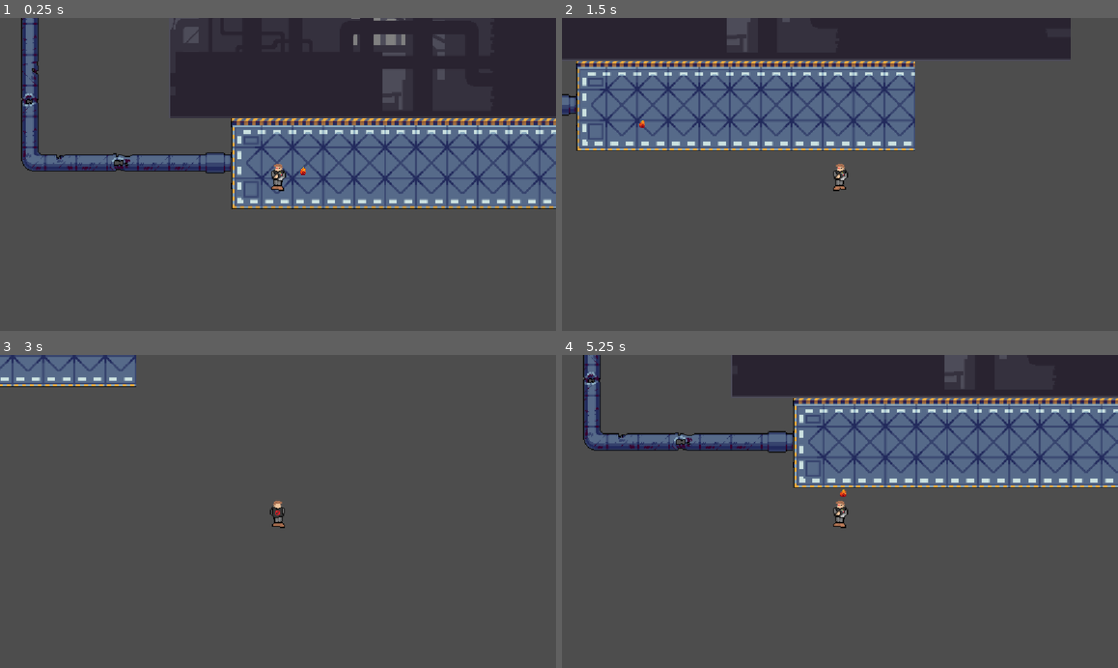
Above: before the commit, frames 1-4 (two rows, left to right).
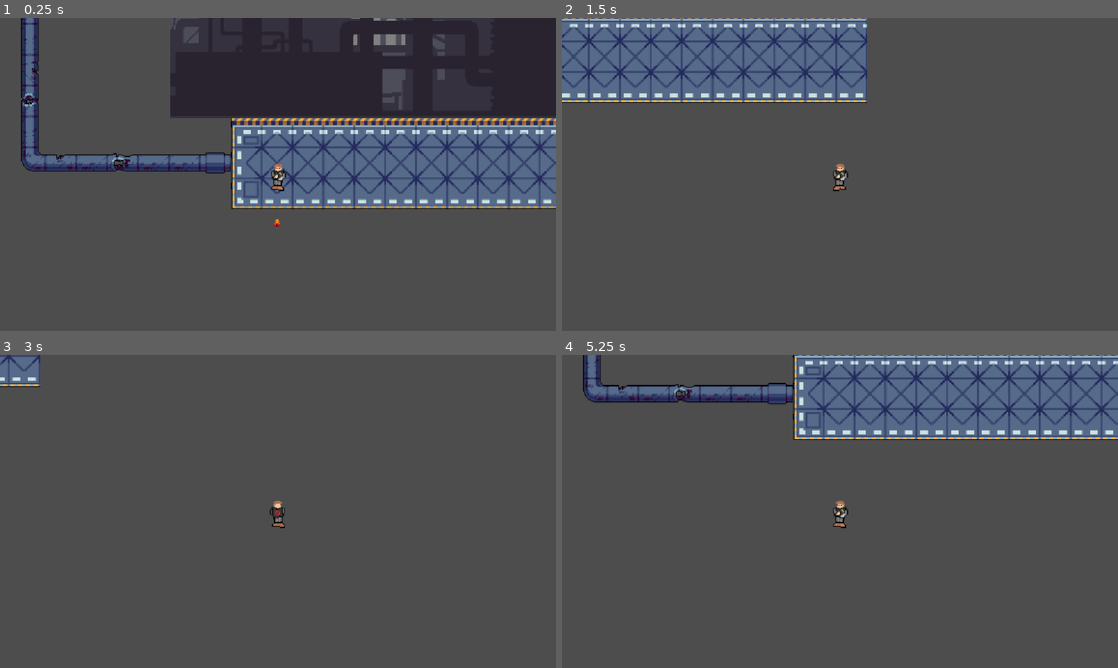
Above: after the commit, the same moments.

Repository: ColeSlaw0227/Peerless-Soldier
Game: Godot game, scene res://entry_room.tscn
The game is run twice, just before and just after one commit, with the same random seed, the same clock (stepped at 60 frames per second) and the same inputs.
Inputs:
- Up to frame 1 (0.25 s): no input
- Up to frame 2 (1.5 s): hold Right (ui_right) 0.53-1.28 s; tap Q (roll) at 0.6, 1.35 s; hold Down (ui_down) from 1.28 s (still down)
- Up to frame 3 (3 s): release Down (ui_down) at 2.03 s; hold Right (ui_right) 2.03-2.78 s; tap Q (roll) at 2.1, 2.85 s; tap Enter at 2.75 s; hold Up (ui_up) from 2.78 s (still down)
- Up to frame 4 (5.25 s): release Up (ui_up) at 3.53 s; hold Left (ui_left) 3.53-5.03 s; tap Q (roll) at 3.6, 4.35, 5.1 s; hold Down (ui_down) from 5.03 s (still down)

The runs differ from the first frame. In frame 1, less than 0.1% of the frame differs, in the area x 49-55%, y 47-67%; in frame 2, 27%, in the area x 0-92%, y 0-43%; in frame 3, 2.0%; in frame 4, 27%.

Commit message:
Rolling mech + music player

Diff:
--- a/area_2d.gd
+++ b/area_2d.gd
@@ -1,6 +1,6 @@
 extends Area2D
 
-@export var bulletspeed = 1.0
+@export var bulletspeed = 100.0
 var xmov = 0.0
 var ymov = 0.0
 var facing = rotation_degrees + 90
--- /dev/null
+++ b/backround_music.gd
@@ -0,0 +1 @@
+extends AudioStreamPlayer
--- /dev/null
+++ b/boss_bullet.tscn
@@ -0,0 +1,18 @@
+[gd_scene format=3 uid="uid://db5awj35ka1bw"]
+
+[ext_resource type="Script" uid="uid://cs8txfpi6c66v" path="res://area_2d.gd" id="1_rcspk"]
+[ext_resource type="Texture2D" uid="uid://mvbc7c43a8id" path="res://Sprite Assets/Attack/Bullet.png" id="2_6o4xk"]
+
+[sub_resource type="CircleShape2D" id="CircleShape2D_8sv04"]
+radius = 2.0
+
+[node name="BossBullet" type="Area2D" unique_id=1855431545]
+script = ExtResource("1_rcspk")
+bulletspeed = 250.0
+
+[node name="Bullet" type="Sprite2D" parent="." unique_id=872916381]
+texture = ExtResource("2_6o4xk")
+
+[node name="CollisionShape2D" type="CollisionShape2D" parent="." unique_id=1872780514]
+position = Vector2(356, -880)
+shape = SubResource("CircleShape2D_8sv04")
--- a/entry_room.tscn
+++ b/entry_room.tscn
@@ -5,17 +5,8 @@
 [ext_resource type="Texture2D" uid="uid://d3vc46233ea0g" path="res://Sprite Assets/BackGrounds/craftpix-net-111332-free-factory-pixel-art-32x32-tileset-for-cyberpunk/2 Background/Night/2.png" id="3_f8ryi"]
 [ext_resource type="Texture2D" uid="uid://dxw6wgfiqna41" path="res://Sprite Assets/BackGrounds/craftpix-net-111332-free-factory-pixel-art-32x32-tileset-for-cyberpunk/2 Background/Night/3.png" id="4_5oa2c"]
 [ext_resource type="Texture2D" uid="uid://btcq58xui3gdh" path="res://Sprite Assets/BackGrounds/craftpix-net-111332-free-factory-pixel-art-32x32-tileset-for-cyberpunk/2 Background/Night/5.png" id="5_8sv04"]
-[ext_resource type="Script" uid="uid://bvmn3hkgp8eju" path="res://player.gd" id="6_qd6ql"]
-[ext_resource type="Texture2D" uid="uid://d01c27vrgyvda" path="res://Sprite Assets/Player/Peerless Soldier ForwardFace.png" id="7_arj3n"]
-[ext_resource type="Texture2D" uid="uid://ohm88wvodehy" path="res://Sprite Assets/Player/peerless Soldier ForwardFace2.png" id="8_vfwmo"]
-[ext_resource type="Texture2D" uid="uid://jw463ij3tcp3" path="res://Sprite Assets/Player/Peerless Soldier BackwardsFace.png" id="9_4urrg"]
-[ext_resource type="Texture2D" uid="uid://6ia84vm6tw6g" path="res://Sprite Assets/Player/Peerless Soldier BackwardsFace2.png" id="10_ohml4"]
-[ext_resource type="Texture2D" uid="uid://hegvj3olxv55" path="res://Sprite Assets/Player/Peerless Soldier LeftFace.png" id="11_dbwmk"]
-[ext_resource type="Texture2D" uid="uid://xab4sb0mwpom" path="res://Sprite Assets/Player/Peerless Soldier LeftFace2.png" id="12_nryb1"]
-[ext_resource type="Texture2D" uid="uid://c1pnb3ty7mi71" path="res://Sprite Assets/Player/Peerless Soldier RightFace.png" id="13_3fro6"]
-[ext_resource type="Texture2D" uid="uid://cspbme3b0ejjd" path="res://Sprite Assets/Player/Peerless Soldier RightFace2.png" id="14_dm0to"]
-[ext_resource type="Script" uid="uid://cs8txfpi6c66v" path="res://area_2d.gd" id="15_f8ryi"]
-[ext_resource type="Texture2D" uid="uid://mvbc7c43a8id" path="res://Sprite Assets/Attack/Bullet.png" id="16_5oa2c"]
+[ext_resource type="PackedScene" uid="uid://cxbyb3bqh88o0" path="res://player.tscn" id="6_3tumh"]
+[ext_resource type="PackedScene" uid="uid://db5awj35ka1bw" path="res://boss_bullet.tscn" id="7_wn43i"]
 
 [sub_resource type="TileSetAtlasSource" id="TileSetAtlasSource_484wh"]
 texture = ExtResource("1_x2105")
@@ -89,12 +80,6 @@
 tile_size = Vector2i(32, 32)
 sources/0 = SubResource("TileSetAtlasSource_484wh")
 
-[sub_resource type="RectangleShape2D" id="RectangleShape2D_x2105"]
-size = Vector2(15.916561, 10.584761)
-
-[sub_resource type="CircleShape2D" id="CircleShape2D_8sv04"]
-radius = 2.0
-
 [node name="EntryRoom" type="Node2D" unique_id=469964683]
 
 [node name="TileMapLayer" type="TileMapLayer" parent="." unique_id=1165405452]
@@ -117,66 +102,8 @@
 position = Vector2(0, -2)
 texture = ExtResource("5_8sv04")
 
-[node name="Player" type="CharacterBody2D" parent="." unique_id=431769409]
+[node name="Player" parent="." unique_id=1311913064 instance=ExtResource("6_3tumh")]
 position = Vector2(49, -36)
-script = ExtResource("6_qd6ql")
-feetspeed = 5
 
-[node name="ForwardPlayer" type="Sprite2D" parent="Player" unique_id=425887738]
-texture = ExtResource("7_arj3n")
-
-[node name="ForwardPlayer2" type="Sprite2D" parent="Player" unique_id=1169661233]
-visible = false
-position = Vector2(0, 1.5)
-texture = ExtResource("8_vfwmo")
-
-[node name="BackwardsPlayer" type="Sprite2D" parent="Player" unique_id=1483400295]
-visible = false
-position = Vector2(-1, 2)
-texture = ExtResource("9_4urrg")
-
-[node name="BackwardsPlayer2" type="Sprite2D" parent="Player" unique_id=470380910]
-visible = false
-position = Vector2(0, 1)
-texture = ExtResource("10_ohml4")
-
-[node name="LeftPlayer" type="Sprite2D" parent="Player" unique_id=2076205109]
-visible = false
-position = Vector2(0, 2)
-texture = ExtResource("11_dbwmk")
-
-[node name="LeftPlayer2" type="Sprite2D" parent="Player" unique_id=1286335861]
-visible = false
-position = Vector2(0, 2)
-texture = ExtResource("12_nryb1")
-
-[node name="RightPlayer" type="Sprite2D" parent="Player" unique_id=1280332657]
-visible = false
-position = Vector2(0, 2.5)
-texture = ExtResource("13_3fro6")
-
-[node name="RightPlayer2" type="Sprite2D" parent="Player" unique_id=1480154750]
-visible = false
-position = Vector2(0, 2.5)
-texture = ExtResource("14_dm0to")
-
-[node name="PlayerCamera" type="Camera2D" parent="Player" unique_id=1420377710]
-zoom = Vector2(2, 2)
-
-[node name="PlayerCollision" type="CollisionShape2D" parent="Player" unique_id=618166221]
-position = Vector2(0, 3.3491874)
-rotation = 3.1415927
-scale = Vector2(0.5201092, 1.5775864)
-shape = SubResource("RectangleShape2D_x2105")
-
-[node name="BossBullet" type="Area2D" parent="." unique_id=1527800914]
+[node name="BossBullet" parent="." unique_id=1855431545 instance=ExtResource("7_wn43i")]
 position = Vector2(76, -42)
-script = ExtResource("15_f8ryi")
-bulletspeed = 10.0
-
-[node name="Bullet" type="Sprite2D" parent="BossBullet" unique_id=1770711571]
-texture = ExtResource("16_5oa2c")
-
-[node name="CollisionShape2D" type="CollisionShape2D" parent="BossBullet" unique_id=215498456]
-position = Vector2(356, -880)
-shape = SubResource("CircleShape2D_8sv04")
--- a/player.gd
+++ b/player.gd
@@ -1,15 +1,13 @@
 extends CharacterBody2D
 
-
+@export var musicOn = false
 @export var player_speed = 300.0
 @export var feetspeed = 4
-
 var timer = 0.0
 func _physics_process(delta: float):
 	var input_direction = Input.get_vector("ui_left","ui_right","ui_up","ui_down")
 	velocity = input_direction * player_speed
 	move_and_slide()
-	print(velocity)
 	$ForwardPlayer.visible = false
 	$RightPlayer.visible = false
 	$LeftPlayer.visible = false
@@ -45,4 +43,10 @@
 				$BackwardsPlayer2.visible = true
 	else:
 		$ForwardPlayer.visible = true
+	if musicOn == true && $BackroundMusic.is_playing() == false:
+		$BackroundMusic.play()
 	timer += delta
+	if Input.is_action_just_pressed("roll"):
+		velocity = velocity * 10
+		print("Rolled")
+		move_and_slide()
--- /dev/null
+++ b/player.tscn
@@ -0,0 +1,72 @@
+[gd_scene format=3 uid="uid://cxbyb3bqh88o0"]
+
+[ext_resource type="Script" uid="uid://bvmn3hkgp8eju" path="res://player.gd" id="1_nvl01"]
+[ext_resource type="AudioStream" uid="uid://d0b5tauext1pi" path="res://Music/Peerless_Soldier_Background.mp3" id="2_ivps1"]
+[ext_resource type="Script" uid="uid://b5fmkcs84wgui" path="res://backround_music.gd" id="3_urp6f"]
+[ext_resource type="Texture2D" uid="uid://d01c27vrgyvda" path="res://Sprite Assets/Player/Peerless Soldier ForwardFace.png" id="4_bwjto"]
+[ext_resource type="Texture2D" uid="uid://ohm88wvodehy" path="res://Sprite Assets/Player/peerless Soldier ForwardFace2.png" id="5_606se"]
+[ext_resource type="Texture2D" uid="uid://jw463ij3tcp3" path="res://Sprite Assets/Player/Peerless Soldier BackwardsFace.png" id="6_u1c27"]
+[ext_resource type="Texture2D" uid="uid://6ia84vm6tw6g" path="res://Sprite Assets/Player/Peerless Soldier BackwardsFace2.png" id="7_op7ga"]
+[ext_resource type="Texture2D" uid="uid://hegvj3olxv55" path="res://Sprite Assets/Player/Peerless Soldier LeftFace.png" id="8_q13i1"]
+[ext_resource type="Texture2D" uid="uid://xab4sb0mwpom" path="res://Sprite Assets/Player/Peerless Soldier LeftFace2.png" id="9_pylmc"]
+[ext_resource type="Texture2D" uid="uid://c1pnb3ty7mi71" path="res://Sprite Assets/Player/Peerless Soldier RightFace.png" id="10_pbfsw"]
+[ext_resource type="Texture2D" uid="uid://cspbme3b0ejjd" path="res://Sprite Assets/Player/Peerless Soldier RightFace2.png" id="11_5tmop"]
+
+[sub_resource type="RectangleShape2D" id="RectangleShape2D_x2105"]
+size = Vector2(15.916561, 10.584761)
+
+[node name="Player" type="CharacterBody2D" unique_id=1311913064]
+script = ExtResource("1_nvl01")
+musicOn = true
+feetspeed = 5
+
+[node name="BackroundMusic" type="AudioStreamPlayer" parent="." unique_id=1454039570]
+stream = ExtResource("2_ivps1")
+script = ExtResource("3_urp6f")
+
+[node name="ForwardPlayer" type="Sprite2D" parent="." unique_id=369288435]
+texture = ExtResource("4_bwjto")
+
+[node name="ForwardPlayer2" type="Sprite2D" parent="." unique_id=566613230]
+visible = false
+position = Vector2(0, 1.5)
+texture = ExtResource("5_606se")
+
+[node name="BackwardsPlayer" type="Sprite2D" parent="." unique_id=1773764285]
+visible = false
+position = Vector2(-1, 2)
+texture = ExtResource("6_u1c27")
+
+[node name="BackwardsPlayer2" type="Sprite2D" parent="." unique_id=59924092]
+visible = false
+position = Vector2(0, 1)
+texture = ExtResource("7_op7ga")
+
+[node name="LeftPlayer" type="Sprite2D" parent="." unique_id=1590268867]
+visible = false
+position = Vector2(0, 2)
+texture = ExtResource("8_q13i1")
+
+[node name="LeftPlayer2" type="Sprite2D" parent="." unique_id=1141445697]
+visible = false
+position = Vector2(0, 2)
+texture = ExtResource("9_pylmc")
+
+[node name="RightPlayer" type="Sprite2D" parent="." unique_id=561841771]
+visible = false
+position = Vector2(0, 2.5)
+texture = ExtResource("10_pbfsw")
+
+[node name="RightPlayer2" type="Sprite2D" parent="." unique_id=1975439945]
+visible = false
+position = Vector2(0, 2.5)
+texture = ExtResource("11_5tmop")
+
+[node name="PlayerCamera" type="Camera2D" parent="." unique_id=1894638777]
+zoom = Vector2(2, 2)
+
+[node name="PlayerCollision" type="CollisionShape2D" parent="." unique_id=470508896]
+position = Vector2(0, 3.3491874)
+rotation = 3.1415927
+scale = Vector2(0.5201092, 1.5775864)
+shape = SubResource("RectangleShape2D_x2105")
--- a/project.godot
+++ b/project.godot
@@ -22,6 +22,38 @@
 
 [input]
 
+ui_left={
+"deadzone": 0.5,
+"events": [Object(InputEventKey,"resource_local_to_scene":false,"resource_name":"","device":16,"window_id":0,"alt_pressed":false,"shift_pressed":false,"ctrl_pressed":false,"meta_pressed":false,"pressed":false,"keycode":4194319,"physical_keycode":0,"key_label":0,"unicode":0,"location":0,"echo":false,"script":null)
+, Object(InputEventJoypadButton,"resource_local_to_scene":false,"resource_name":"","device":-1,"button_index":13,"pressure":0.0,"pressed":false,"script":null)
+, Object(InputEventJoypadMotion,"resource_local_to_scene":false,"resource_name":"","device":-1,"axis":0,"axis_value":-1.0,"script":null)
+, Object(InputEventKey,"resource_local_to_scene":false,"resource_name":"","device":-1,"window_id":0,"alt_pressed":false,"shift_pressed":false,"ctrl_pressed":false,"meta_pressed":false,"pressed":false,"keycode":0,"physical_keycode":65,"key_label":0,"unicode":97,"location":0,"echo":false,"script":null)
+]
+}
+ui_right={
+"deadzone": 0.5,
+"events": [Object(InputEventKey,"resource_local_to_scene":false,"resource_name":"","device":16,"window_id":0,"alt_pressed":false,"shift_pressed":false,"ctrl_pressed":false,"meta_pressed":false,"pressed":false,"keycode":4194321,"physical_keycode":0,"key_label":0,"unicode":0,"location":0,"echo":false,"script":null)
+, Object(InputEventJoypadButton,"resource_local_to_scene":false,"resource_name":"","device":-1,"button_index":14,"pressure":0.0,"pressed":false,"script":null)
+, Object(InputEventJoypadMotion,"resource_local_to_scene":false,"resource_name":"","device":-1,"axis":0,"axis_value":1.0,"script":null)
+, Object(InputEventKey,"resource_local_to_scene":false,"resource_name":"","device":-1,"window_id":0,"alt_pressed":false,"shift_pressed":false,"ctrl_pressed":false,"meta_pressed":false,"pressed":false,"keycode":0,"physical_keycode":68,"key_label":0,"unicode":100,"location":0,"echo":false,"script":null)
+]
+}
+ui_up={
+"deadzone": 0.5,
+"events": [Object(InputEventKey,"resource_local_to_scene":false,"resource_name":"","device":16,"window_id":0,"alt_pressed":false,"shift_pressed":false,"ctrl_pressed":false,"meta_pressed":false,"pressed":false,"keycode":4194320,"physical_keycode":0,"key_label":0,"unicode":0,"location":0,"echo":false,"script":null)
+, Object(InputEventJoypadButton,"resource_local_to_scene":false,"resource_name":"","device":-1,"button_index":11,"pressure":0.0,"pressed":false,"script":null)
+, Object(InputEventJoypadMotion,"resource_local_to_scene":false,"resource_name":"","device":-1,"axis":1,"axis_value":-1.0,"script":null)
+, Object(InputEventKey,"resource_local_to_scene":false,"resource_name":"","device":-1,"window_id":0,"alt_pressed":false,"shift_pressed":false,"ctrl_pressed":false,"meta_pressed":false,"pressed":false,"keycode":0,"physical_keycode":87,"key_label":0,"unicode":119,"location":0,"echo":false,"script":null)
+]
+}
+ui_down={
+"deadzone": 0.5,
+"events": [Object(InputEventKey,"resource_local_to_scene":false,"resource_name":"","device":16,"window_id":0,"alt_pressed":false,"shift_pressed":false,"ctrl_pressed":false,"meta_pressed":false,"pressed":false,"keycode":4194322,"physical_keycode":0,"key_label":0,"unicode":0,"location":0,"echo":false,"script":null)
+, Object(InputEventJoypadButton,"resource_local_to_scene":false,"resource_name":"","device":-1,"button_index":12,"pressure":0.0,"pressed":false,"script":null)
+, Object(InputEventJoypadMotion,"resource_local_to_scene":false,"resource_name":"","device":-1,"axis":1,"axis_value":1.0,"script":null)
+, Object(InputEventKey,"resource_local_to_scene":false,"resource_name":"","device":-1,"window_id":0,"alt_pressed":false,"shift_pressed":false,"ctrl_pressed":false,"meta_pressed":false,"pressed":false,"keycode":0,"physical_keycode":83,"key_label":0,"unicode":115,"location":0,"echo":false,"script":null)
+]
+}
 roll={
 "deadzone": 0.2,
 "events": [Object(InputEventKey,"resource_local_to_scene":false,"resource_name":"","device":-1,"window_id":0,"alt_press …(192 unchanged characters)…
Empty file added: audio_stream_player.gd
Not shown, added: audio_stream_player.gd.uid
Not shown, added: backround_music.gd.uid
